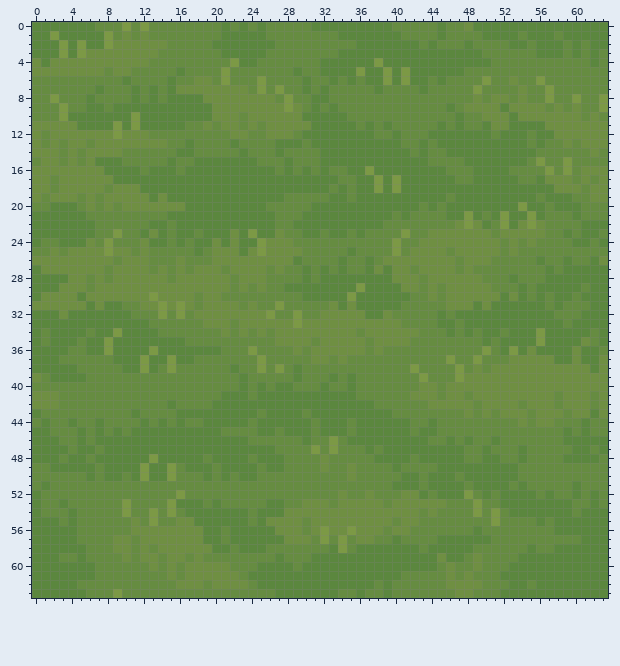
Pixel-art sprite -- assets/map/grass_background.png. The picture above was drawn from the file before the commit.
The file is 64x64 pixels. Colours within 5 levels of each other are drawn and written as one.
After the commit:
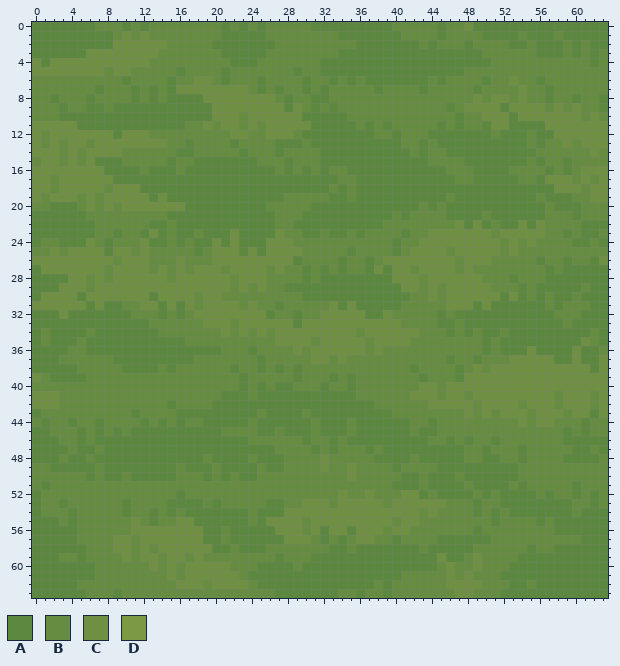
Palette (. is transparent): A #5b873e  B #668c41  C #6f8f42  D #7c9945
Changes in this commit:
Changed rows in their new state; - is an unchanged pixel.
first column x 2:
 0 --------A-A---------------------------------------------------
 1 A-----A-------------------------------------------------------
 2 -A-A--A-------------------------------------------------------
 3 -A-A----------------------------------------------------------
 4 --------------------A---------------A-------------------------
 5 -------------------A--------------A--A-A----------------------
 6 -------------------A---A-------------A-A--------A-----A-------
 7 -----------------------A-A---------------------A-------A------
 8 A-------------------------A----------------------------A--A--A
 9 -A------------------------A----------------------------------A
10 -A-------A----------------------------------------------------
11 -------A-A----------------------------------------------------
12 -------A------------------------------------------------------
15 ------------------------------------------------------A--A----
16 -----------------------------------A-------------------A-A----
17 ------------------------------------A-A-----------------------
18 ------------------------------------A-A-----------------------
20 ----------------------------------------------------A---------
21 ----------------------------------------------A---A--A--------
22 ----------------------------------------------A---A--A--------
23 -------A--------------A----------------A----------------------
24 ------A----------------A--------------A-----------------------
25 ------A----------------A--------------A-----------------------
first column x 8:
29 ----------------------------A--------------------
30 -----A---------------------A---------------------
31 ------A-A----------A-----------------------------
32 ------A-A---------A--A---------------------------
33 ---------------------A---------------------------
34 -A----------------------------------------------A
35 A-----------------------------------------------A
36 A----A----------A-------------------------A--A---
37 ----A--A---------A--------------------A--A-------
38 ----A--A---------A-A--------------A----A---------
39 -----------------------------------A---A---------
first column x 10:
46 -----------------------A------------------
47 ---------------------A-A------------------
48 ---A--------------------------------------
49 --A--A------------------------------------
50 --A--A------------------------------------
52 ------A-------------------------------A---
53 A----A---------------------------------A--
54 A--A-A---------------------------------A-A
55 ---A-------------------------------------A
56 ----------------------A--A----------------
57 ----------------------A-A-----------------
58 ------------------------A-----------------
first column x 9:
63 A
